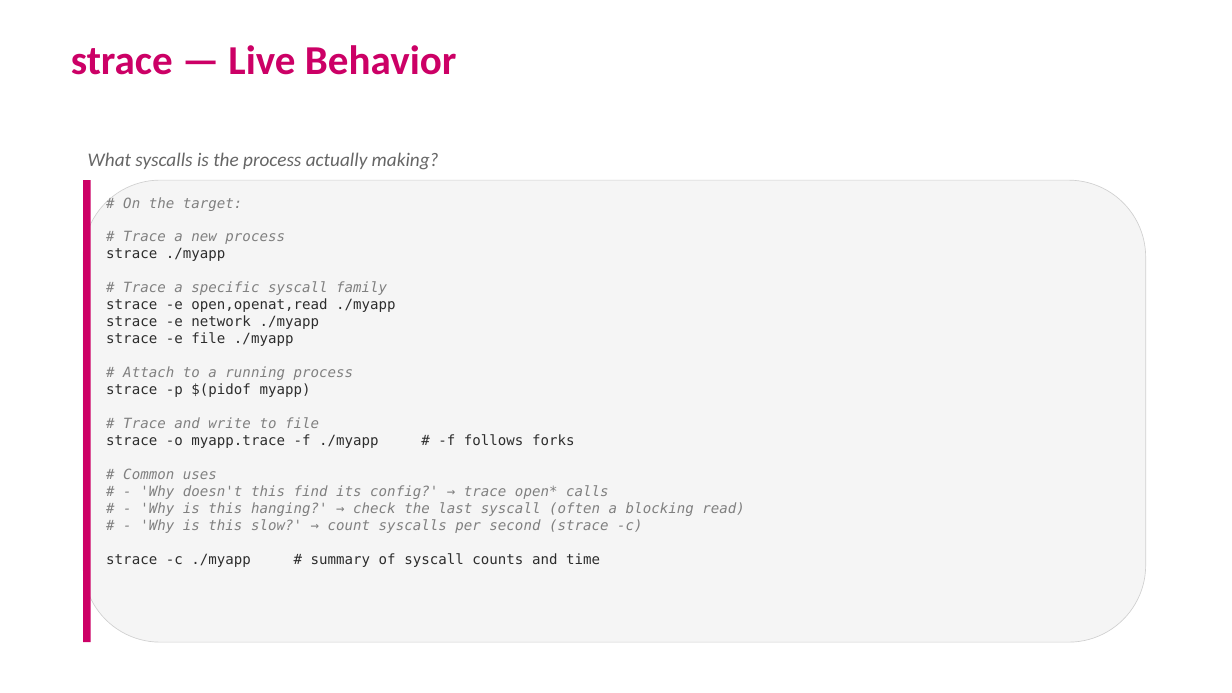
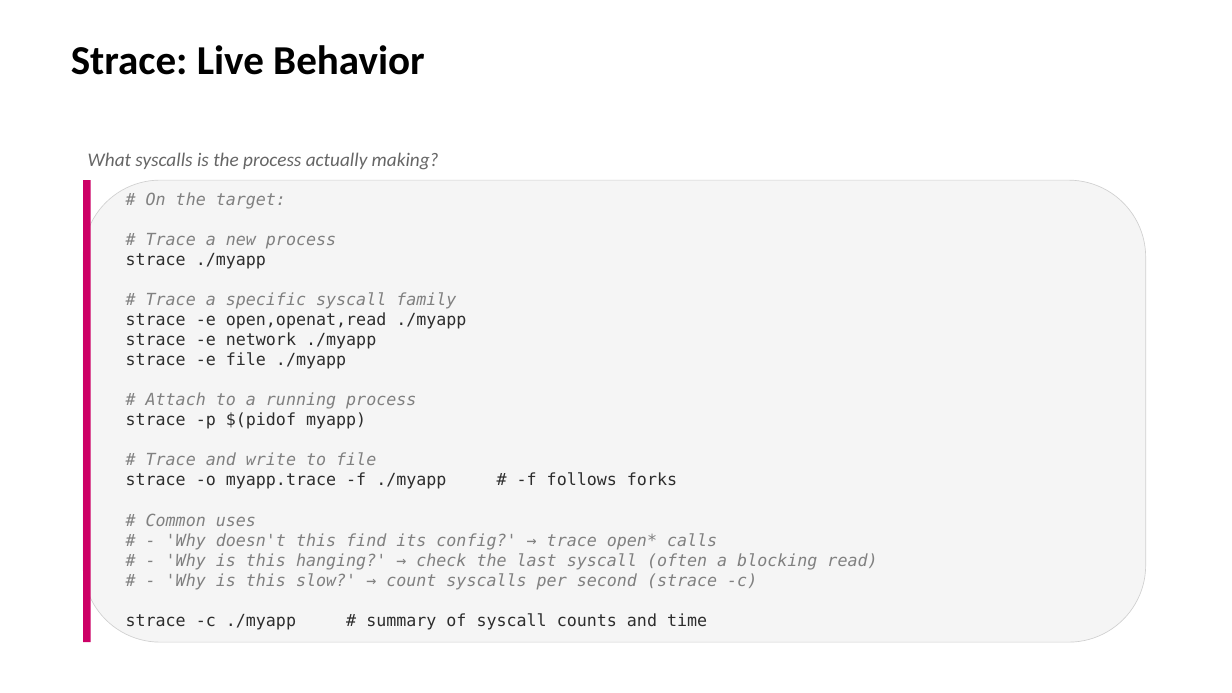
Before and after one commit to EmertxeInfoTech/Allegion-Training-Materials, a slide deck: slide 7 of yocto_training_all_session_decks/session_decks/D4S4_App_Deploy_Debug.pptx. Drawn at 1232x693 pixels with LibreOffice and Linux fonts; fonts in the diff are those of the drawing; background and template pictures are left out. Boxes give left, top, right and bottom in pixels: in the first picture for what was removed or moved away, otherwise in the second. Text is boxed around its words. In the diff, an @@ line names an element or a change of style, - is before the commit and + after.

```diff
--- a/yocto_training_all_session_decks/session_decks/D4S4_App_Deploy_Debug.pptx
+++ b/yocto_training_all_session_decks/session_decks/D4S4_App_Deploy_Debug.pptx
@@ title at [71, 45, 425, 75]: text changed; text colour #CC0066 to #000000 @@
-strace — Live Behavior
+Strace: Live Behavior
@@ text "# On the target:": place and size @@
-text "# On the target:" at [106, 197, 745, 567]
+text "# On the target:" at [126, 192, 877, 630]
@@ text "# On the target:" at [126, 192, 877, 630]: size 11 to 13 pt @@
```
Also in this commit, not shown: 9 other slides changed, 28 other files.
